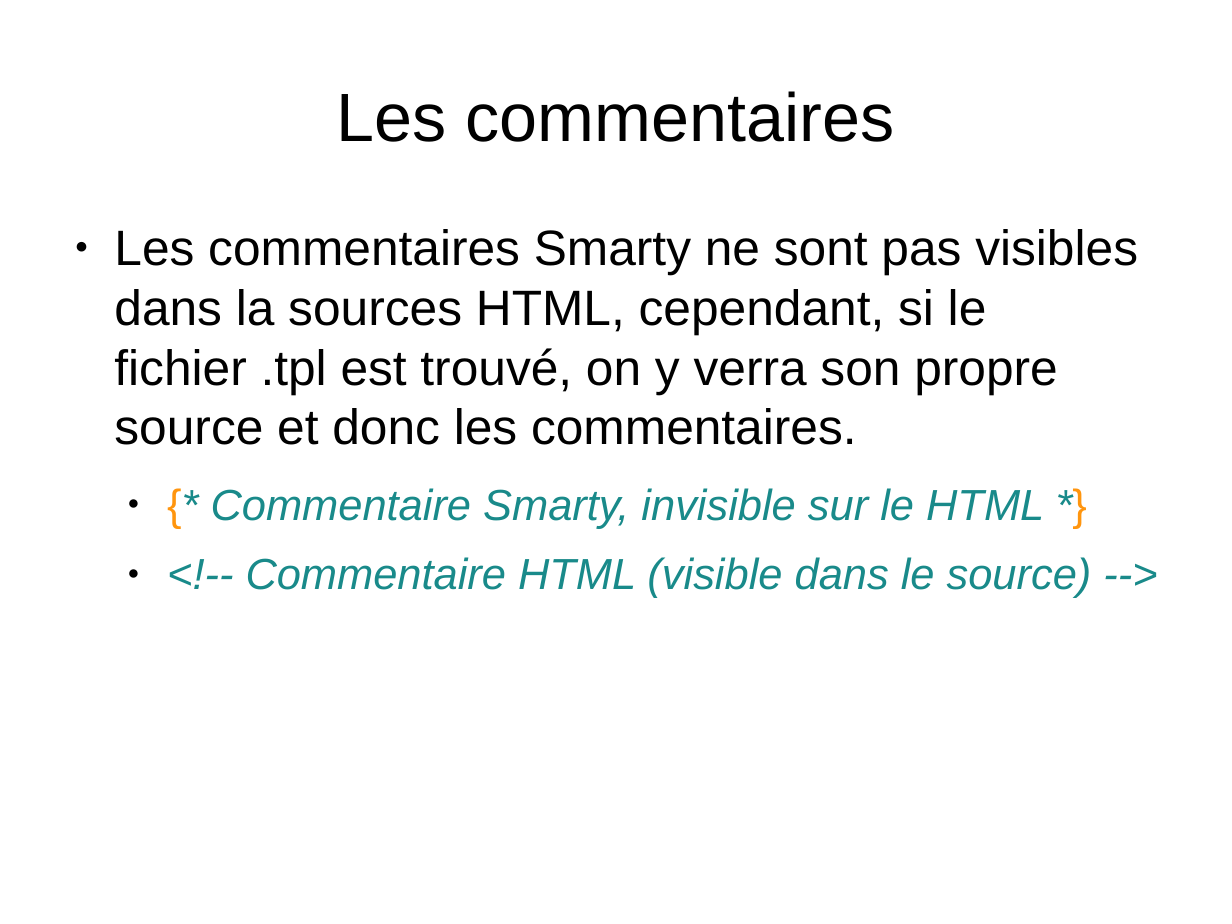
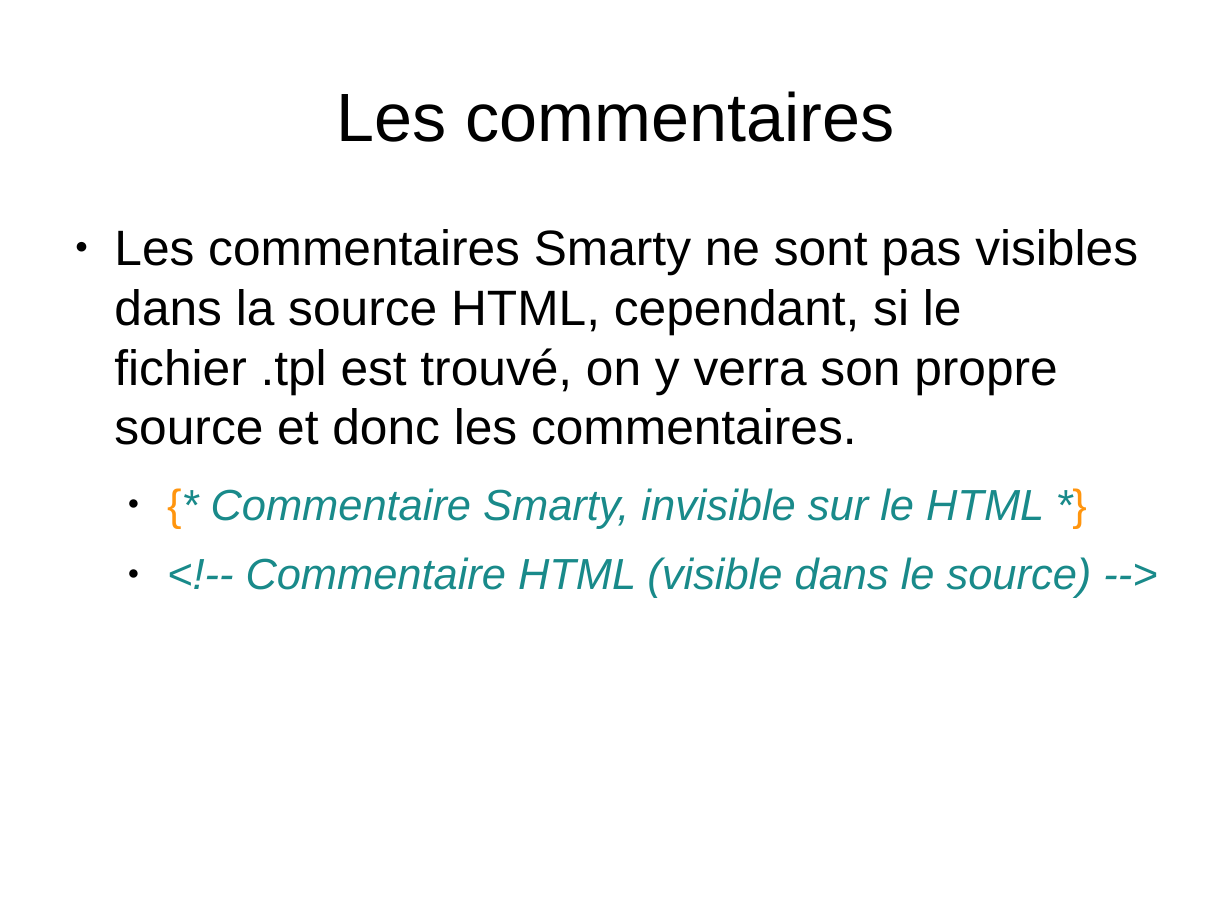
Before and after one commit to sion77/Bob-Project, a slide deck: slide 9 of docs/smarty.odp. Drawn at 1232x924 pixels with LibreOffice and Linux fonts; fonts in the diff are those of the drawing. Boxes give left, top, right and bottom in pixels: in the first picture for what was removed or moved away, otherwise in the second. Text is boxed around its words. In the diff, an @@ line names an element or a change of style, - is before the commit and + after.

```diff
--- a/docs/smarty.odp
+++ b/docs/smarty.odp
@@ text at (114,229,1138,445): text changed @@
-● Les commentaires Smarty ne sont pas visibles dans la sources HTML, cependant, si le fichier .tpl est trouvé, on y verra son propre source et donc les commentaires.
+● Les commentaires Smarty ne sont pas visibles dans la source HTML, cependant, si le fichier .tpl est trouvé, on y verra son propre source et donc les commentaires.
```
Also in this commit, not shown: 18 other slides changed.
